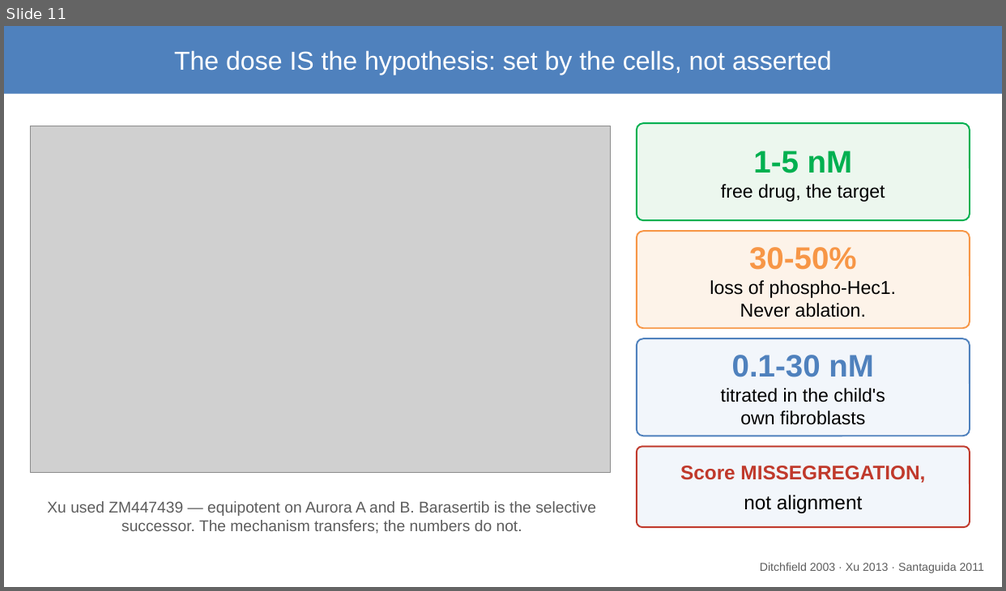
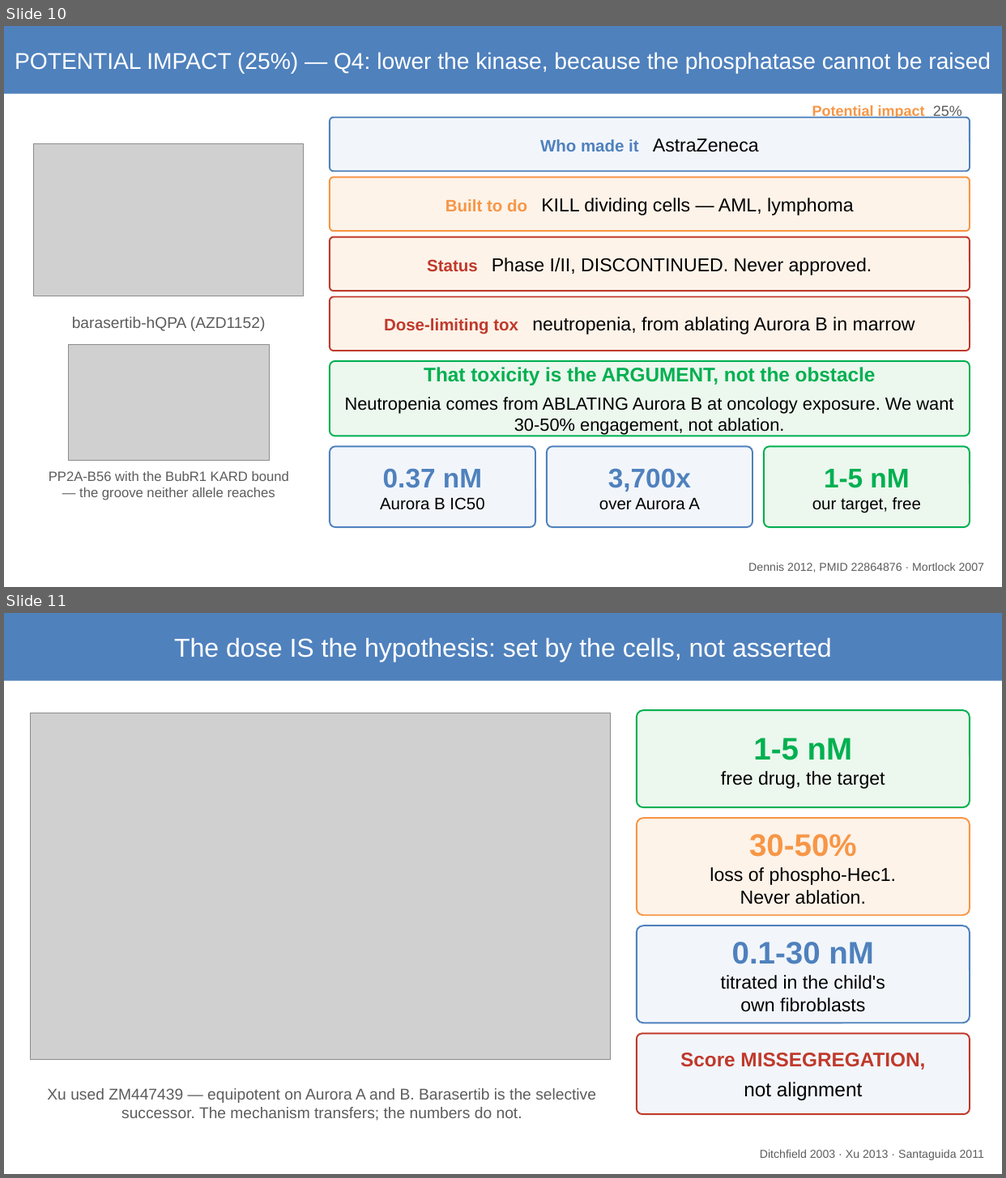
Before and after one commit to asheus/mva-track2-2026, a slide deck: docs/mva/MVA-Track2.pptx. Shown one above the other, each under a label of ours: slide 11 before the commit, slides 10 and 11 after it. The pictures are 1006x591 and 1006x1178 pixels, drawn with LibreOffice and Linux fonts; fonts in the diff are those of the drawing; grey boxes stand for pictures. Boxes give left, top, right and bottom in pixels: in the first picture for what was removed or moved away, otherwise in the second. Text is boxed around its words. In the diff, an @@ line names an element or a change of style, - is before the commit and + after.

```diff
--- a/docs/mva/MVA-Track2.pptx
+++ b/docs/mva/MVA-Track2.pptx
@@ slide 10 added at bbox=[4, 26, 1002, 587], background #FFFFFF @@
@@ rectangle added at bbox=[4, 26, 1002, 94], fill #4F81BD, 22 pt, text #FFFFFF @@
+POTENTIAL IMPACT (25%) — Q4: lower the kinase, because the phosphatase cannot be raised
@@ rounded rectangle added at bbox=[330, 118, 970, 171], fill #F2F6FB, outline #4F81BD 1.5 pt, 18 pt, text #000000 @@
+Who made it AstraZeneca
@@ text added at bbox=[812, 105, 962, 118], 14 pt, text #F79646, bold @@
+Potential impact 25%
@@ picture added at bbox=[34, 144, 304, 297] @@
@@ rounded rectangle added at bbox=[330, 177, 970, 231], fill #FDF3E9, outline #F79646 1.5 pt, 18 pt, text #000000 @@
+Built to do KILL dividing cells — AML, lymphoma
@@ rounded rectangle added at bbox=[330, 237, 970, 291], fill #FDF3E9, outline #C0392B 1.5 pt, 18 pt, text #000000 @@
+Status Phase I/II, DISCONTINUED. Never approved.
@@ text added at bbox=[72, 317, 266, 331], 15 pt, text #5C5C5C @@
+barasertib-hQPA (AZD1152)
@@ rounded rectangle added at bbox=[330, 297, 970, 351], fill #FDF3E9, outline #C0392B 1.5 pt, 18 pt, text #000000 @@
+Dose-limiting tox neutropenia, from ablating Aurora B in marrow
@@ picture added at bbox=[68, 345, 269, 461] @@
@@ rounded rectangle added at bbox=[330, 361, 970, 436], fill #ECF7EE, outline #00B050 1.5 pt, 17 pt, text #000000 @@
+That toxicity is the ARGUMENT, not the obstacle
+Neutropenia comes from ABLATING Aurora B at oncology exposure. We want 30-50% engagement, not ablation.
@@ rounded rectangle added at bbox=[330, 446, 535, 527], fill #F2F6FB, outline #4F81BD 1.5 pt, 16 pt, text #000000 @@
+0.37 nM
+Aurora B IC50
@@ rounded rectangle added at bbox=[547, 446, 752, 527], fill #F2F6FB, outline #4F81BD 1.5 pt, 16 pt, text #000000 @@
+3,700x
+over Aurora A
@@ rounded rectangle added at bbox=[764, 446, 970, 527], fill #ECF7EE, outline #00B050 1.5 pt, 16 pt, text #000000 @@
+1-5 nM
+our target, free
@@ text added at bbox=[49, 472, 289, 501], 13 pt, text #5C5C5C @@
+PP2A-B56 with the BubR1 KARD bound — the groove neither allele reaches
@@ text added at bbox=[748, 563, 984, 573], 11 pt, text #5C5C5C @@
+Dennis 2012, PMID 22864876 · Mortlock 2007
```
Also in this commit, not shown: 1 slide removed, 1 other file.
